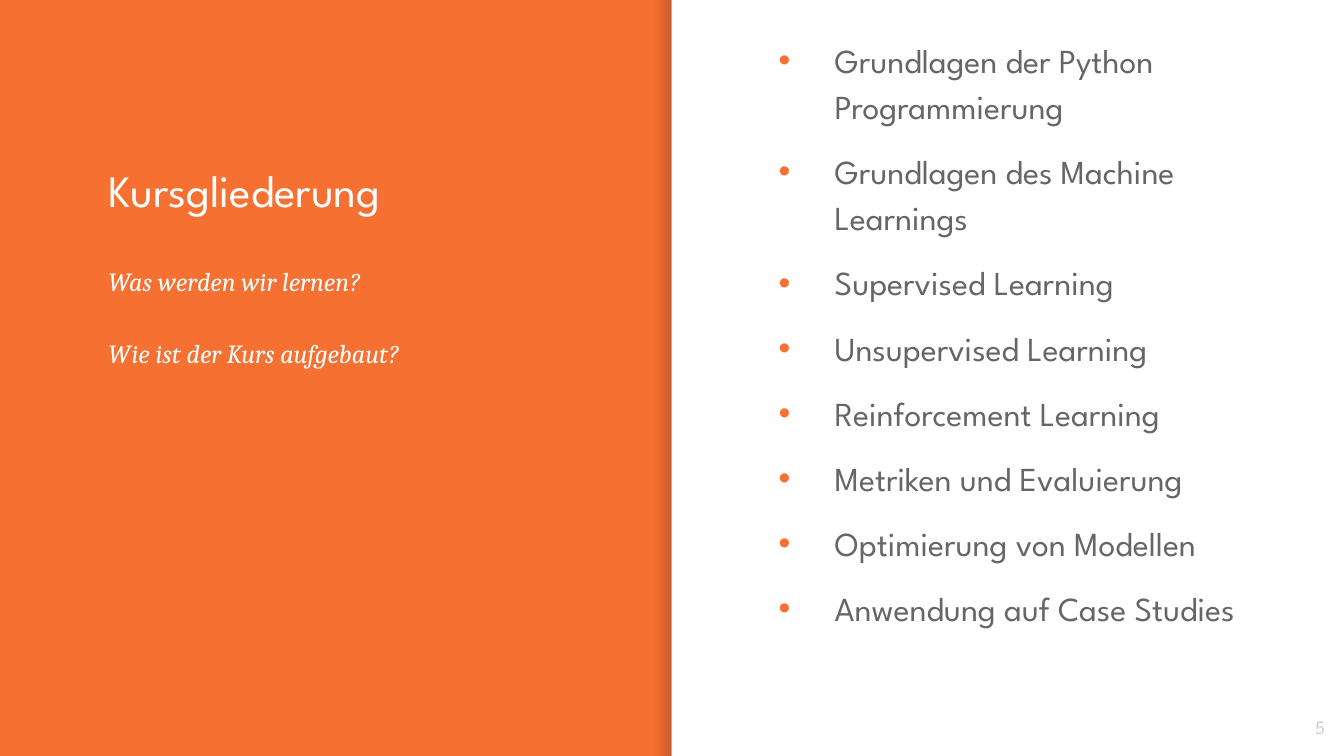
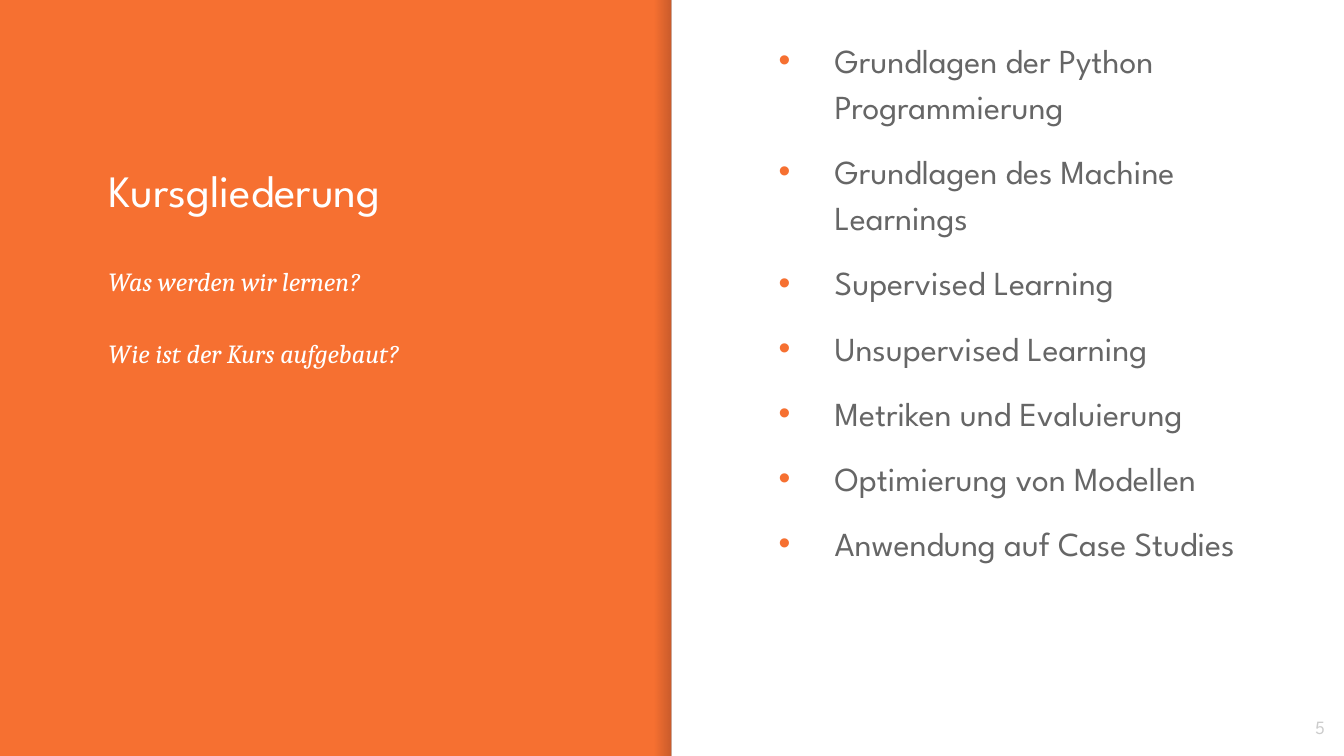
Before and after one commit to franneck94/UdemyML, a slide deck: slide 5 of lectures/Introduction.pptx. Drawn at 1344x756 pixels with LibreOffice and Linux fonts; fonts in the diff are those of the drawing. Boxes give left, top, right and bottom in pixels: in the first picture for what was removed or moved away, otherwise in the second. Text is boxed around its words. In the diff, an @@ line names an element or a change of style, - is before the commit and + after.

```diff
--- a/lectures/Introduction.pptx
+++ b/lectures/Introduction.pptx
@@ text at (x1=835, y1=402, x2=1160, y2=434): paragraph removed @@
-• Reinforcement Learning
```
Also in this commit, not shown: 1 other slide changed, 1 slide removed, 3 other files.
